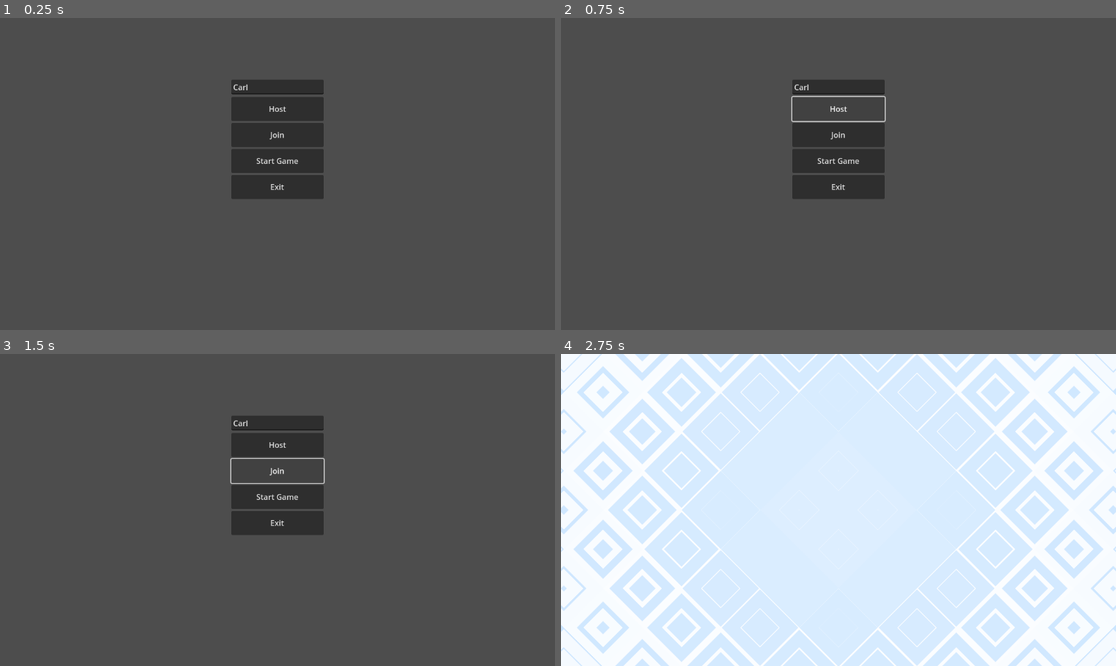
Above: before the commit, frames 1-4 (two rows, left to right).
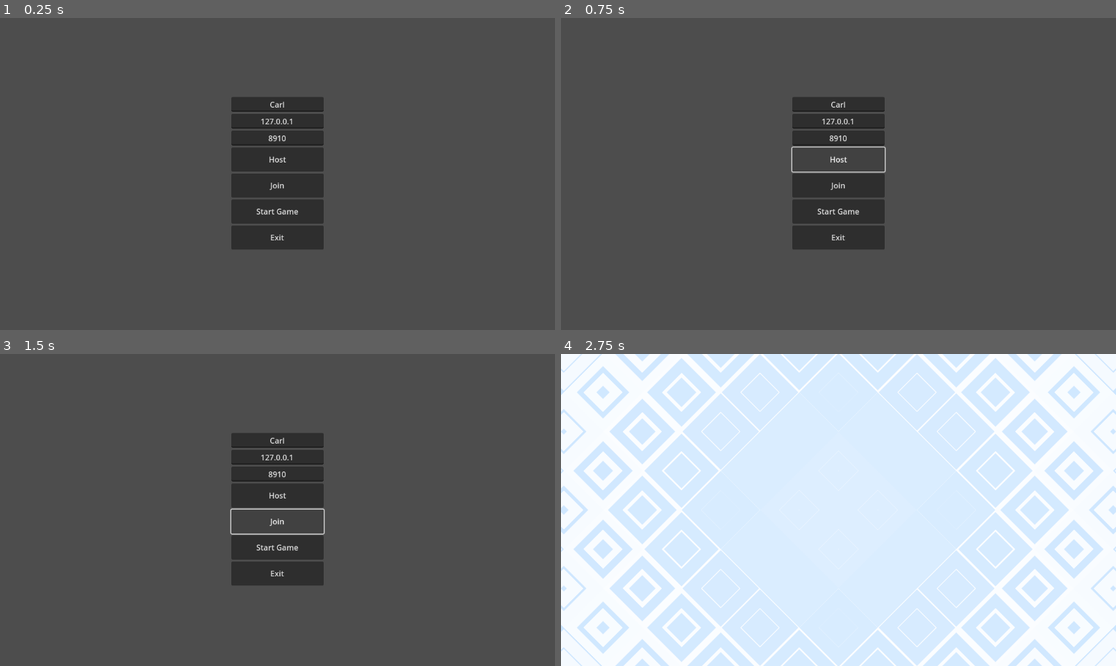
Above: after the commit, the same moments.

Repository: StringhamEthan/AppliedProgrammingGodot
Game: Godot game, scene res://main_menu.tscn
The game is run twice, just before and just after one commit, with the same random seed, the same clock (stepped at 60 frames per second) and the same inputs. The engine's default icon, where the game draws it, is replaced by a stand-in: a white triangle on a blue panel in a dark square.
Inputs:
- Up to frame 1 (0.25 s): no input
- Up to frame 2 (0.75 s): click "Host" at 0.5 s
- Up to frame 3 (1.5 s): click "Join" at 1.25 s
- Up to frame 4 (2.75 s): click "Start Game" at 2 s

The runs differ from the first frame. In frame 1, 4.1% of the frame differs, in the area x 41-59%, y 19-75%; in frame 2, 4.2%; in frame 3, 4.3%; in frame 4, nothing differs.
Error before the commit: Invalid operands 'String' and 'int' in operator '+'. (res://Multiplayer/MultiplayerManager.gd:46)
Error after the commit: Invalid operands 'String' and 'int' in operator '+'. (res://Multiplayer/MultiplayerManager.gd:44)

Commit message:
Networking

Diff:
--- a/AI/BaseEnemy.gd
+++ b/AI/BaseEnemy.gd
@@ -9,6 +9,7 @@
 var WeavingRange = 400
 var WeaveLeft : bool = true
 var Weapon = null
+var RangedFighter = false
 @onready var NavAgent : NavigationAgent2D = $NavigationAgent2D
 @onready var state_machine : AnimationNodeStateMachinePlayback = $AnimationTree.get("parameters/playback")
 @onready var IdleMachine : AnimationNodeStateMachinePlayback = $AnimationTree.get("parameters/Idle/playback")
@@ -19,56 +20,73 @@
 
 
 func Setup():
-	ChangeWeapon("res://Weapons/spear.tscn")
+	if multiplayer.is_server():
+		var RandWeap = randi_range(0,2)
+		if RandWeap == 0:
+			rpc("SetWeapon","res://Weapons/spear.tscn")
+		elif RandWeap == 1:
+			rpc("SetWeapon","res://Weapons/Sword.tscn")
+		else:
+			rpc("SetWeapon","res://Weapons/Bow.tscn")
+			RangedFighter = true
 	WeaveLeft = randi_range(0,1)
-	WeavingRange = randf_range(300,600)
+	if RangedFighter == false:
+		WeavingRange = randf_range(300,600)
+	else:
+		WeavingRange = randf_range(800,1200)
 	MoveSpeed = randf_range(160,250)
 	await get_tree().physics_frame
 	Target = FindAlivePlayer()
-	NavAgent.target_position = Target.global_position
+	if Target != null:
+		NavAgent.target_position = Target.global_position
+
+@rpc("call_local","authority")
+func SetWeapon(NewWeapon):
+	ChangeWeapon(NewWeapon)
 
 # Called every frame. 'delta' is the elapsed time since the previous frame.
 func _process(delta):
 	pass
 
 func _physics_process(delta):
-	if Target == null:
-		Target = FindAlivePlayer()
-		return
-	if MovingDirection != Vector2(0,0):
-		velocity =  MovingDirection
-		move_and_slide()
-		return
-	if Weaving == false:
-		if NavAgent.is_navigation_finished():
+	if multiplayer.is_server():
+		if Target == null:
+			Target = FindAlivePlayer()
 			return
-		velocity = NavAgent.get_next_path_position() - global_position
-		velocity = velocity.normalized()
-		velocity = velocity * MoveSpeed
-		look_at(Target.global_position)
-		move_and_slide()
-		NavAgent.target_position = Target.global_position
-		if global_position.distance_to(Target.global_position) < 100:
-			Attack()
-			Weaving = true
-			$WeaveTimer.wait_time = randf_range(.3,.6)
-			$WeaveTimer.start()
-		if Target.Downed == true:
-			Target = FindAlivePlayer()
-	else:
-		look_at(Target.global_position)
-		print(global_position.distance_to(Target.global_position))
-		if global_position.distance_to(Target.global_position) < WeavingRange:
-			velocity = -transform.x * MoveSpeed
-		elif global_position.distance_to(Target.global_position) > (WeavingRange + 100):
-			velocity = transform.x * MoveSpeed
+		if MovingDirection != Vector2(0,0):
+			velocity =  MovingDirection
+			move_and_slide()
+			return
+		if Weaving == false:
+			if NavAgent.is_navigation_finished():
+				return
+			velocity = NavAgent.get_next_path_position() - global_position
+			velocity = velocity.normalized()
+			velocity = velocity * MoveSpeed
+			look_at(Target.global_position)
+			move_and_slide()
+			NavAgent.target_position = Target.global_position
+			if global_position.distance_to(Target.global_position) < 100 || RangedFighter == true && global_position.distance_to(Target.global_position) < 2000:
+				rpc("Attack")
+				Weaving = true
+				$WeaveTimer.wait_time = randf_range(.3,.6)
+				$WeaveTimer.start()
+			if Target.Downed == true:
+				Target = FindAlivePlayer()
 		else:
-			if WeaveLeft == true:
-				velocity = transform.y * MoveSpeed
+			look_at(Target.global_position)
+			print(global_position.distance_to(Target.global_position))
+			if global_position.distance_to(Target.global_position) < WeavingRange:
+				velocity = -transform.x * MoveSpeed
+			elif global_position.distance_to(Target.global_position) > (WeavingRange + 100):
+				velocity = transform.x * MoveSpeed
 			else:
-				velocity = -transform.y * MoveSpeed
-		#velocity *= transform.y
-		move_and_slide()
+				if WeaveLeft == true:
+					velocity = transform.y * MoveSpeed
+				else:
+					velocity = -transform.y * MoveSpeed
+			#velocity *= transform.y
+			move_and_slide()
 
 
 func _on_area_2d_body_entered(body):
@@ -93,7 +111,11 @@
 	#Only the server can decide if someone dies
 	if multiplayer.is_server():
 		if Health <= 0:
-			queue_free()
+			rpc("Die")
+
+@rpc("authority","call_local")
+func Die():
+	queue_free()
 
 func FlashDamage():
 	$Body/Hand1.material.set_shader_parameter("active",true)
--- a/AI/BaseEnemy.tscn
+++ b/AI/BaseEnemy.tscn
@@ -29,6 +29,9 @@
 shader = ExtResource("1_28bbg")
 shader_parameter/active = false
 shader_parameter/tint = Color(1, 0, 0.00784314, 1)
+
+[sub_resource type="AnimationNodeAnimation" id="AnimationNodeAnimation_mawpn"]
+animation = &"Human/Bow"
 
 [sub_resource type="AnimationNodeAnimation" id="AnimationNodeAnimation_ooij0"]
 animation = &"Human/BowIdle"
@@ -73,6 +76,9 @@
 [sub_resource type="AnimationNodeAnimation" id="AnimationNodeAnimation_cc46m"]
 animation = &"Human/Punch"
 
+[sub_resource type="AnimationNodeAnimation" id="AnimationNodeAnimation_m0nfv"]
+animation = &"Human/ReleaseBow"
+
 [sub_resource type="AnimationNodeAnimation" id="AnimationNodeAnimation_n6et8"]
 animation = &"Human/Spear"
 
@@ -100,18 +106,32 @@
 switch_mode = 2
 advance_mode = 2
 
+[sub_resource type="AnimationNodeStateMachineTransition" id="AnimationNodeStateMachineTransition_m7bkk"]
+
+[sub_resource type="AnimationNodeStateMachineTransition" id="AnimationNodeStateMachineTransition_nx427"]
+switch_mode = 2
+advance_mode = 2
+
+[sub_resource type="AnimationNodeStateMachineTransition" id="AnimationNodeStateMachineTransition_xe5ii"]
+switch_mode = 2
+advance_mode = 2
+
 [sub_resource type="AnimationNodeStateMachine" id="AnimationNodeStateMachine_diboq"]
+states/Bow/node = SubResource("AnimationNodeAnimation_mawpn")
+states/Bow/position = Vector2(488, 199)
 states/Idle/node = SubResource("AnimationNodeStateMachine_n7xmb")
 states/Idle/position = Vector2(376, 107)
 states/Punch/node = SubResource("AnimationNodeAnimation_cc46m")
 states/Punch/position = Vector2(368, 30)
+states/ReleaseBow/node = SubResource("AnimationNodeAnimation_m0nfv")
+states/ReleaseBow/position = Vector2(296, 208)
 states/Spear/node = SubResource("AnimationNodeAnimation_n6et8")
 states/Spear/position = Vector2(466, 42)
 states/Start/position = Vector2(193, 120)
 states/Sword/node = SubResource("AnimationNodeAnimation_xlvw5")
 states/Sword/position = Vector2(572, 105)
-transitions = ["Start", "Idle", SubResource("AnimationNodeSt …(438 unchanged characters)… mationNodeStateMachineTransition_0krn5")]
-graph_offset = Vector2(-163, -87)
+transitions = ["Start", "Idle", SubResource("AnimationNodeSt …(438 unchanged characters)… mationNodeStateMachineTransition_0krn5"), "Idle", "Bow", SubResource("AnimationNodeStateMachineTransition_m7bkk"), "Bow", "ReleaseBow", SubResource("AnimationNodeStateMachineTransition_nx427"), "ReleaseBow", "Idle", SubResource("AnimationNodeStateMachineTransition_xe5ii")]
+graph_offset = Vector2(-139, 11)
 
 [sub_resource type="SceneReplicationConfig" id="SceneReplicationConfig_vylqk"]
 properties/0/path = NodePath(".:position")
@@ -146,6 +166,7 @@
 [node name="HandCollision" type="CollisionShape2D" parent="Body/Hand1/Area2D"]
 position = Vector2(60.8001, -0.000102997)
 shape = SubResource("CircleShape2D_c1dtv")
+disabled = true
 
 [node name="Hand2" type="Sprite2D" parent="Body"]
 material = SubResource("ShaderMaterial_c0e2t")
--- /dev/null
+++ b/EnemySpawner.gd
@@ -0,0 +1,23 @@
+extends Node2D
+
+var PEnemy = preload("res://AI/BaseEnemy.tscn")
+
+# Called when the node enters the scene tree for the first time.
+func _ready():
+	pass
+
+
+# Called every frame. 'delta' is the elapsed time since the previous frame.
+func _process(delta):
+	pass
+
+
+func _on_timer_timeout():
+	if multiplayer.is_server():
+		rpc("SpawnEnemies")
+
+@rpc("authority","call_local")
+func SpawnEnemies():
+	var Enemy = PEnemy.instantiate()
+	Enemy.global_position = global_position
+	get_parent().add_child(Enemy)
--- /dev/null
+++ b/EnemySpawner.tscn
@@ -0,0 +1,12 @@
+[gd_scene load_steps=2 format=3 uid="uid://cvxox04gdetw5"]
+
+[ext_resource type="Script" path="res://EnemySpawner.gd" id="1_gaqh3"]
+
+[node name="EnemySpawner" type="Node2D"]
+script = ExtResource("1_gaqh3")
+
+[node name="Timer" type="Timer" parent="."]
+wait_time = 3.0
+autostart = true
+
+[connection signal="timeout" from="Timer" to="." method="_on_timer_timeout"]
--- a/MainMap.tscn
+++ b/MainMap.tscn
@@ -1,9 +1,10 @@
-[gd_scene load_steps=8 format=3 uid="uid://dopnnj1dqdr8m"]
+[gd_scene load_steps=9 format=3 uid="uid://dopnnj1dqdr8m"]
 
 [ext_resource type="Script" path="res://LevelManager.gd" id="1_evhv1"]
 [ext_resource type="PackedScene" uid="uid://8dkruhhct78k" path="res://MainCharacter.tscn" id="2_nrl5g"]
 [ext_resource type="Texture2D" uid="uid://b6xdyrv12tbxp" path="res://Art/tilesheet.png" id="3_0hml4"]
 [ext_resource type="PackedScene" uid="uid://donvdvxsn3tkj" path="res://Weapons/trap_spear.tscn" id="4_ok7ty"]
+[ext_resource type="PackedScene" uid="uid://cvxox04gdetw5" path="res://EnemySpawner.tscn" id="5_d0nkt"]
 
 [sub_resource type="TileSetAtlasSource" id="TileSetAtlasSource_0mh0w"]
 texture = ExtResource("3_0hml4")
@@ -481,3 +482,6 @@
 
 [node name="TrapSpear" parent="." instance=ExtResource("4_ok7ty")]
 position = Vector2(-128, 16)
+
+[node name="EnemySpawner" parent="." instance=ExtResource("5_d0nkt")]
+position = Vector2(704, -216)
--- a/Multiplayer/MultiplayerManager.gd
+++ b/Multiplayer/MultiplayerManager.gd
@@ -1,7 +1,5 @@
 extends Node
 
-var Address = "127.0.0.1"
-var Port = 8910
 var peer
 var Players = {}
 var LocalPlayerName
@@ -39,9 +37,9 @@
 func peer_disconnected(id):
 	print("peer disconnected: " + str(id))
 
-func BeginHosting(NewName):
+func BeginHosting(NewName,Port):
 	peer = ENetMultiplayerPeer.new()
-	var error = peer.create_server(Port,32)
+	var error = peer.create_server(int(Port),32)
 	if error != OK:
 		print("Cannot Host: " + error)
 		return
@@ -51,9 +49,9 @@
 	print("Waiting for players")
 	SendPlayerInformation(NewName,multiplayer.get_unique_id())
 
-func JoinGame(NewName):
+func JoinGame(NewName,Address,Port):
 	LocalPlayerName = NewName
 	peer = ENetMultiplayerPeer.new()
-	peer.create_client(Address,Port)
+	peer.create_client(Address,int(Port))
 	peer.get_host().compress(ENetConnection.COMPRESS_RANGE_CODER)
 	multiplayer.set_multiplayer_peer(peer)
--- a/TransitionManager.tscn
+++ b/TransitionManager.tscn
@@ -7,6 +7,33 @@
 
 [sub_resource type="ShaderMaterial" id="ShaderMaterial_mo5k2"]
 shader = ExtResource("2_1ah1n")
+
+[sub_resource type="Animation" id="Animation_k3nu2"]
+length = 0.001
+tracks/0/type = "value"
+tracks/0/imported = false
+tracks/0/enabled = true
+tracks/0/path = NodePath("Transition/ColorRect:material:shader_parameter/progress")
+tracks/0/interp = 1
+tracks/0/loop_wrap = true
+tracks/0/keys = {
+"times": PackedFloat32Array(0),
+"transitions": PackedFloat32Array(1),
+"update": 0,
+"values": [0.0]
+}
+tracks/1/type = "value"
+tracks/1/imported = false
+tracks/1/enabled = true
+tracks/1/path = NodePath("Squares:visible")
+tracks/1/interp = 1
+tracks/1/loop_wrap = true
+tracks/1/keys = {
+"times": PackedFloat32Array(0),
+"transitions": PackedFloat32Array(1),
+"update": 1,
+"values": [false]
+}
 
 [sub_resource type="Animation" id="Animation_cn1ri"]
 resource_name = "TransitionToSquares"
@@ -34,33 +61,6 @@
 "transitions": PackedFloat32Array(1, 1, 1),
 "update": 1,
 "values": [false, true, false]
-}
-
-[sub_resource type="Animation" id="Animation_k3nu2"]
-length = 0.001
-tracks/0/type = "value"
-tracks/0/imported = false
-tracks/0/enabled = true
-tracks/0/path = NodePath("Transition/ColorRect:material:shader_parameter/progress")
-tracks/0/interp = 1
-tracks/0/loop_wrap = true
-tracks/0/keys = {
-"times": PackedFloat32Array(0),
-"transitions": PackedFloat32Array(1),
-"update": 0,
-"values": [0.0]
-}
-tracks/1/type = "value"
-tracks/1/imported = false
-tracks/1/enabled = true
-tracks/1/path = NodePath("Squares:visible")
-tracks/1/interp = 1
-tracks/1/loop_wrap = true
-tracks/1/keys = {
-"times": PackedFloat32Array(0),
-"transitions": PackedFloat32Array(1),
-"update": 1,
-"values": [false]
 }
 
 [sub_resource type="AnimationLibrary" id="AnimationLibrary_6ax3l"]
@@ -120,6 +120,7 @@
 grow_horizontal = 2
 grow_vertical = 2
 mouse_filter = 2
+metadata/_edit_use_anchors_ = true
 
 [node name="ColorRect" type="ColorRect" parent="Transition"]
 material = SubResource("ShaderMaterial_h2rpl")
@@ -130,3 +131,4 @@
 offset_bottom = 7.776
 mouse_filter = 2
 color = Color(0, 0, 0, 1)
+metadata/_edit_use_anchors_ = true
--- a/Weapons/Arrow.gd
+++ b/Weapons/Arrow.gd
@@ -1,7 +1,8 @@
 extends CharacterBody2D
 
-var Damage = 25
-var SPEED = 50000
+var Damage := 25
+var SPEED := 50000
+var HitEnemies := true
 # Called when the node enters the scene tree for the first time.
 func _ready():
 	pass # Replace with function body.
@@ -21,7 +22,7 @@
 
 #damage ran into object and remove self.
 func _on_area_2d_body_entered(body):
-	if body.has_method("TakeDamage"):
+	if body.has_method("TakeDamage") && body.is_in_group("Enemy") == HitEnemies:
 		body.TakeDamage(Damage,GetKnockback())
 	queue_free()
 
--- a/Weapons/Bow.gd
+++ b/Weapons/Bow.gd
@@ -9,17 +9,19 @@
 @export var AltAttackAnim := ""
 @export var IdleAnim := ""
 @export var ReleaseAnim := ""
-@export var PProjectile = "res://arrow.tscn"
+@export var PProjectile = "res://Weapons/arrow.tscn"
 @export var AttackSound := ""
 #Sprite to swap in when loaded
 @export var LoadedBow : Texture2D
 #Sprite to swap in when unloaded
 @export var UnloadedBow : Texture2D
 
+var HitEnemies = true
 #creates the projectile and sends it on its way.
 func SpawnProjectile():
 	var Proj = load(PProjectile).instantiate()
 	get_tree().get_first_node_in_group("LevelManager").add_child(Proj)
+	Proj.HitEnemies = HitEnemies
 	Proj.global_position = global_position
 	Proj.global_rotation = global_rotation
 
--- a/Weapons/Bow.tscn
+++ b/Weapons/Bow.tscn
@@ -9,7 +9,6 @@
 AttackAnim = "Bow"
 IdleAnim = "BowIdle"
 ReleaseAnim = "ReleaseBow"
-PProjectile = "res://Weapons/arrow.tscn"
 AttackSound = "res://Audio/Arrow Fly 2_2.wav"
 LoadedBow = ExtResource("2_cpeic")
 UnloadedBow = ExtResource("3_53jxr")
--- a/main_menu.gd
+++ b/main_menu.gd
@@ -3,7 +3,7 @@
 # Called when the node enters the scene tree for the first time.
 func _ready():
 	randomize()
-	$NameLine.text = RandomNames.pick_random()
+	$VBoxContainer/NameLine.text = RandomNames.pick_random()
 
 
 # Called every frame. 'delta' is the elapsed time since the previous frame.
@@ -12,11 +12,11 @@
 
 
 func _on_host_button_pressed():
-	MultiplayerManager.BeginHosting($NameLine.text)
+	MultiplayerManager.BeginHosting($VBoxContainer/NameLine.text,$VBoxContainer/PortName.text)
 
 
 func _on_join_button_pressed():
-	MultiplayerManager.JoinGame($NameLine.text)
+	MultiplayerManager.JoinGame($VBoxContainer/NameLine.text,$VBoxContainer/IPLine.text,$VBoxContainer/PortName.text)
 
 
 func _on_start_game_pressed():
@@ -25,5 +25,5 @@
 @rpc("any_peer","call_local")
 func StartGame():
 	TransitionManager.Transition()
-	await get_tree().create_timer(.5).timeout
+	await get_tree().create_timer(4.5).timeout
 	get_tree().change_scene_to_file("res://MainMap.tscn")
--- a/main_menu.tscn
+++ b/main_menu.tscn
@@ -25,6 +25,23 @@
 grow_horizontal = 2
 grow_vertical = 2
 
+[node name="NameLine" type="LineEdit" parent="VBoxContainer"]
+layout_mode = 2
+placeholder_text = "Name"
+alignment = 1
+
+[node name="IPLine" type="LineEdit" parent="VBoxContainer"]
+layout_mode = 2
+text = "127.0.0.1"
+placeholder_text = "IP"
+alignment = 1
+
+[node name="PortName" type="LineEdit" parent="VBoxContainer"]
+layout_mode = 2
+text = "8910"
+placeholder_text = "Port"
+alignment = 1
+
 [node name="HostButton" type="Button" parent="VBoxContainer"]
 custom_minimum_size = Vector2(100, 50)
 layout_mode = 2
@@ -47,13 +64,6 @@
 layout_mode = 2
 text = "Exit"
 
-[node name="NameLine" type="LineEdit" parent="."]
-layout_mode = 0
-offset_left = 480.0
-offset_top = 128.0
-offset_right = 672.0
-offset_bottom = 159.0
-
 [connection signal="pressed" from="VBoxContainer/HostButton" to="." method="_on_host_button_pressed"]
 [connection signal="pressed" from="VBoxContainer/JoinButton" to="." method="_on_join_button_pressed"]
 [connection signal="pressed" from="VBoxContainer/StartGame" to="." method="_on_start_game_pressed"]
Not shown: 1 places in AI/BaseEnemy.tscn that only renumber resources
